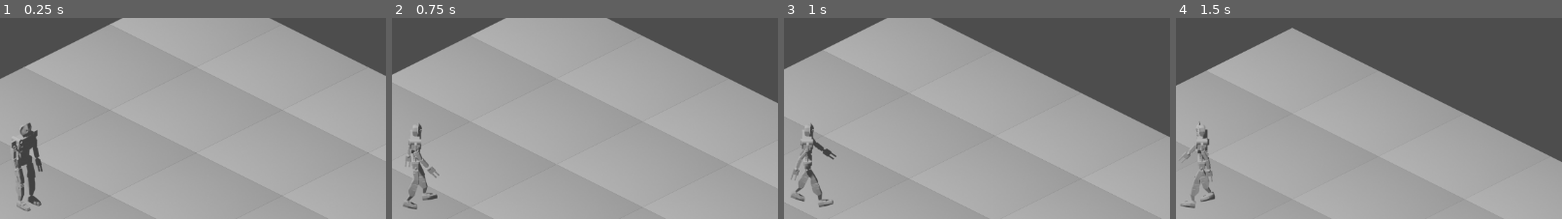
Above: before the commit, frames 1-4 (left to right).
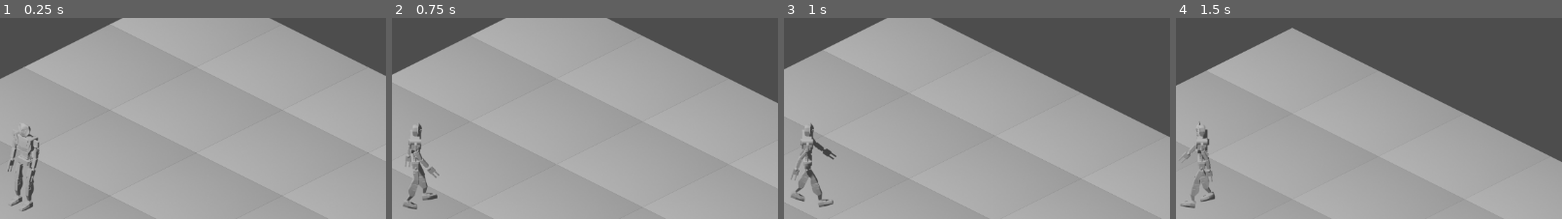
Above: after the commit, the same moments.

Repository: hycheng5/IsoGodot
Game: Godot game, scene res://nodes/levels/World.tscn
The game is run twice, just before and just after one commit, with the same random seed, the same clock (stepped at 60 frames per second) and the same inputs.
Inputs (mouse positions are % of the whole screen's width and height, from its top left):
- Up to frame 1 (0.25 s): no input
- Up to frame 2 (0.75 s): tap Enter at 0.5 s; move the mouse to (72, 41) at 0.52 s; hold Right mouse button (move) from 0.53 s (still down)
- Up to frame 3 (1 s): keep holding Right mouse button (move)
- Up to frame 4 (1.5 s): move the mouse to (30, 51) at 1.27 s; release Right mouse button (move) at 1.28 s; right-click (30, 51) at 1.35 s
The pictures show only the part of the screen within x 47-97%, y 11-61%; the shares and areas given below are measured in that part.

The runs differ from the first frame. In frame 1, 1.7% of the frame differs, in the area x 2-12%, y 51-97%; in frame 2, nothing differs; in frame 3, nothing differs; in frame 4, nothing differs.

Commit message:
fixed idle animation tree

Diff:
--- a/nodes/characters/base_character.tscn
+++ b/nodes/characters/base_character.tscn
@@ -106,6 +106,222 @@
 "values": [0]
 }
 
+[sub_resource type="Animation" id="Animation_pvlu6"]
+resource_name = "idle"
+tracks/0/type = "value"
+tracks/0/imported = false
+tracks/0/enabled = true
+tracks/0/path = NodePath("AnimatedSprite2D:animation")
+tracks/0/interp = 1
+tracks/0/loop_wrap = true
+tracks/0/keys = {
+"times": PackedFloat32Array(0),
+"transitions": PackedFloat32Array(1),
+"update": 1,
+"values": [&"idle"]
+}
+tracks/1/type = "value"
+tracks/1/imported = false
+tracks/1/enabled = true
+tracks/1/path = NodePath("AnimatedSprite2D:frame")
+tracks/1/interp = 1
+tracks/1/loop_wrap = true
+tracks/1/keys = {
+"times": PackedFloat32Array(0),
+"transitions": PackedFloat32Array(1),
+"update": 1,
+"values": [0]
+}
+
+[sub_resource type="Animation" id="Animation_3e05o"]
+resource_name = "idle_bottom_left"
+tracks/0/type = "value"
+tracks/0/imported = false
+tracks/0/enabled = true
+tracks/0/path = NodePath("AnimatedSprite2D:animation")
+tracks/0/interp = 1
+tracks/0/loop_wrap = true
+tracks/0/keys = {
+"times": PackedFloat32Array(0),
+"transitions": PackedFloat32Array(1),
+"update": 1,
+"values": [&"idle"]
+}
+tracks/1/type = "value"
+tracks/1/imported = false
+tracks/1/enabled = true
+tracks/1/path = NodePath("AnimatedSprite2D:frame")
+tracks/1/interp = 1
+tracks/1/loop_wrap = true
+tracks/1/keys = {
+"times": PackedFloat32Array(0),
+"transitions": PackedFloat32Array(1),
+"update": 1,
+"values": [1]
+}
+
+[sub_resource type="Animation" id="Animation_i5odl"]
+resource_name = "idle_bottom_right"
+tracks/0/type = "value"
+tracks/0/imported = false
+tracks/0/enabled = true
+tracks/0/path = NodePath("AnimatedSprite2D:animation")
+tracks/0/interp = 1
+tracks/0/loop_wrap = true
+tracks/0/keys = {
+"times": PackedFloat32Array(0),
+"transitions": PackedFloat32Array(1),
+"update": 1,
+"values": [&"idle"]
+}
+tracks/1/type = "value"
+tracks/1/imported = false
+tracks/1/enabled = true
+tracks/1/path = NodePath("AnimatedSprite2D:frame")
+tracks/1/interp = 1
+tracks/1/loop_wrap = true
+tracks/1/keys = {
+"times": PackedFloat32Array(0),
+"transitions": PackedFloat32Array(1),
+"update": 1,
+"values": [5]
+}
+
+[sub_resource type="Animation" id="Animation_2viya"]
+resource_name = "idle_left"
+tracks/0/type = "value"
+tracks/0/imported = false
+tracks/0/enabled = true
+tracks/0/path = NodePath("AnimatedSprite2D:animation")
+tracks/0/interp = 1
+tracks/0/loop_wrap = true
+tracks/0/keys = {
+"times": PackedFloat32Array(0),
+"transitions": PackedFloat32Array(1),
+"update": 1,
+"values": [&"idle"]
+}
+tracks/1/type = "value"
+tracks/1/imported = false
+tracks/1/enabled = true
+tracks/1/path = NodePath("AnimatedSprite2D:frame")
+tracks/1/interp = 1
+tracks/1/loop_wrap = true
+tracks/1/keys = {
+"times": PackedFloat32Array(0),
+"transitions": PackedFloat32Array(1),
+"update": 1,
+"values": [2]
+}
+
+[sub_resource type="Animation" id="Animation_m70oo"]
+resource_name = "idle_right"
+tracks/0/type = "value"
+tracks/0/imported = false
+tracks/0/enabled = true
+tracks/0/path = NodePath("AnimatedSprite2D:animation")
+tracks/0/interp = 1
+tracks/0/loop_wrap = true
+tracks/0/keys = {
+"times": PackedFloat32Array(0),
+"transitions": PackedFloat32Array(1),
+"update": 1,
+"values": [&"idle"]
+}
+tracks/1/type = "value"
+tracks/1/imported = false
+tracks/1/enabled = true
+tracks/1/path = NodePath("AnimatedSprite2D:frame")
+tracks/1/interp = 1
+tracks/1/loop_wrap = true
+tracks/1/keys = {
+"times": PackedFloat32Array(0),
+"transitions": PackedFloat32Array(1),
+"update": 1,
+"values": [6]
+}
+
+[sub_resource type="Animation" id="Animation_jp6ou"]
+resource_name = "idle_top"
+tracks/0/type = "value"
+tracks/0/imported = false
+tracks/0/enabled = true
+tracks/0/path = NodePath("AnimatedSprite2D:animation")
+tracks/0/interp = 1
+tracks/0/loop_wrap = true
+tracks/0/keys = {
+"times": PackedFloat32Array(0),
+"transitions": PackedFloat32Array(1),
+"update": 1,
+"values": [&"idle"]
+}
+tracks/1/type = "value"
+tracks/1/imported = false
+tracks/1/enabled = true
+tracks/1/path = NodePath("AnimatedSprite2D:frame")
+tracks/1/interp = 1
+tracks/1/loop_wrap = true
+tracks/1/keys = {
+"times": PackedFloat32Array(0),
+"transitions": PackedFloat32Array(1),
+"update": 1,
+"values": [3]
+}
+
+[sub_resource type="Animation" id="Animation_5njbg"]
+resource_name = "idle_top_left"
+tracks/0/type = "value"
+tracks/0/imported = false
+tracks/0/enabled = true
+tracks/0/path = NodePath("AnimatedSprite2D:animation")
+tracks/0/interp = 1
+tracks/0/loop_wrap = true
+tracks/0/keys = {
+"times": PackedFloat32Array(0),
+"transitions": PackedFloat32Array(1),
+"update": 1,
+"values": [&"idle"]
+}
+tracks/1/type = "value"
+tracks/1/imported = false
+tracks/1/enabled = true
+tracks/1/path = NodePath("AnimatedSprite2D:frame")
+tracks/1/interp = 1
+tracks/1/loop_wrap = true
+tracks/1/keys = {
+"times": PackedFloat32Array(0),
+"transitions": PackedFloat32Array(1),
+"update": 1,
+"values": [4]
+}
+
+[sub_resource type="Animation" id="Animation_cagh6"]
+resource_name = "idle_top_right"
+tracks/0/type = "value"
+tracks/0/imported = false
+tracks/0/enabled = true
+tracks/0/path = NodePath("AnimatedSprite2D:animation")
+tracks/0/interp = 1
+tracks/0/loop_wrap = true
+tracks/0/keys = {
+"times": PackedFloat32Array(0),
+"transitions": PackedFloat32Array(1),
+"update": 1,
+"values": [&"idle"]
+}
+tracks/1/type = "value"
+tracks/1/imported = false
+tracks/1/enabled = true
+tracks/1/path = NodePath("AnimatedSprite2D:frame")
+tracks/1/interp = 1
+tracks/1/loop_wrap = true
+tracks/1/keys = {
+"times": PackedFloat32Array(0),
+"transitions": PackedFloat32Array(1),
+"update": 1,
+"values": [7]
+}
+
 [sub_resource type="Animation" id="Animation_dti58"]
 resource_name = "walking_bottom"
 length = 0.75
@@ -164,6 +380,93 @@
 "values": [0, 1, 2, 3, 4, 5, 6, 7]
 }
 
+[sub_resource type="Animation" id="Animation_n4i64"]
+resource_name = "walking_bottom_right"
+length = 0.75
+loop_mode = 1
+tracks/0/type = "value"
+tracks/0/imported = false
+tracks/0/enabled = true
+tracks/0/path = NodePath("AnimatedSprite2D:animation")
+tracks/0/interp = 0
+tracks/0/loop_wrap = true
+tracks/0/keys = {
+"times": PackedFloat32Array(0),
+"transitions": PackedFloat32Array(1),
+"update": 1,
+"values": [&"walking_bottom_right"]
+}
+tracks/1/type = "value"
+tracks/1/imported = false
+tracks/1/enabled = true
+tracks/1/path = NodePath("AnimatedSprite2D:frame")
+tracks/1/interp = 0
+tracks/1/loop_wrap = true
+tracks/1/keys = {
+"times": PackedFloat32Array(0, 0.1, 0.2, 0.3, 0.4, 0.5, 0.6, 0.7),
+"transitions": PackedFloat32Array(1, 1, 1, 1, 1, 1, 1, 1),
+"update": 1,
+"values": [0, 1, 2, 3, 4, 5, 6, 7]
+}
+
+[sub_resource type="Animation" id="Animation_88uf3"]
+resource_name = "walking_left"
+length = 0.75
+loop_mode = 1
+tracks/0/type = "value"
+tracks/0/imported = false
+tracks/0/enabled = true
+tracks/0/path = NodePath("AnimatedSprite2D:animation")
+tracks/0/interp = 0
+tracks/0/loop_wrap = true
+tracks/0/keys = {
+"times": PackedFloat32Array(0),
+"transitions": PackedFloat32Array(1),
+"update": 1,
+"values": [&"walking_left"]
+}
+tracks/1/type = "value"
+tracks/1/imported = false
+tracks/1/enabled = true
+tracks/1/path = NodePath("AnimatedSprite2D:frame")
+tracks/1/interp = 0
+tracks/1/loop_wrap = true
+tracks/1/keys = {
+"times": PackedFloat32Array(0, 0.1, 0.2, 0.3, 0.4, 0.5, 0.6, 0.7),
+"transitions": PackedFloat32Array(1, 1, 1, 1, 1, 1, 1, 1),
+"update": 1,
+"values": [0, 1, 2, 3, 4, 5, 6, 7]
+}
+
+[sub_resource type="Animation" id="Animation_7h4g7"]
+resource_name = "walking_right"
+length = 0.75
+loop_mode = 1
+tracks/0/type = "value"
+tracks/0/imported = false
+tracks/0/enabled = true
+tracks/0/path = NodePath("AnimatedSprite2D:animation")
+tracks/0/interp = 0
+tracks/0/loop_wrap = true
+tracks/0/keys = {
+"times": PackedFloat32Array(0),
+"transitions": PackedFloat32Array(1),
+"update": 1,
+"values": [&"walking_right"]
+}
+tracks/1/type = "value"
+tracks/1/imported = false
+tracks/1/enabled = true
+tracks/1/path = NodePath("AnimatedSprite2D:frame")
+tracks/1/interp = 0
+tracks/1/loop_wrap = true
+tracks/1/keys = {
+"times": PackedFloat32Array(0, 0.1, 0.2, 0.3, 0.4, 0.5, 0.6, 0.7),
+"transitions": PackedFloat32Array(1, 1, 1, 1, 1, 1, 1, 1),
+"update": 1,
+"values": [0, 1, 2, 3, 4, 5, 6, 7]
+}
+
 [sub_resource type="Animation" id="Animation_an0ai"]
 resource_name = "walking_top"
 length = 0.75
@@ -222,141 +525,6 @@
 "values": [0, 1, 2, 3, 4, 5, 6, 7]
 }
 
-[sub_resource type="Animation" id="Animation_pvlu6"]
-resource_name = "idle"
-tracks/0/type = "value"
-tracks/0/imported = false
-tracks/0/enabled = true
-tracks/0/path = NodePath("AnimatedSprite2D:animation")
-tracks/0/interp = 1
-tracks/0/loop_wrap = true
-tracks/0/keys = {
-"times": PackedFloat32Array(0),
-"transitions": PackedFloat32Array(1),
-"update": 1,
-"values": [&"idle"]
-}
-tracks/1/type = "value"
-tracks/1/imported = false
-tracks/1/enabled = true
-tracks/1/path = NodePath("AnimatedSprite2D:frame")
-tracks/1/interp = 1
-tracks/1/loop_wrap = true
-tracks/1/keys = {
-"times": PackedFloat32Array(0),
-"transitions": PackedFloat32Array(1),
-"update": 1,
-"values": [0]
-}
-
-[sub_resource type="Animation" id="Animation_3e05o"]
-resource_name = "idle_bottom_left"
-tracks/0/type = "value"
-tracks/0/imported = false
-tracks/0/enabled = true
-tracks/0/path = NodePath("AnimatedSprite2D:animation")
-tracks/0/interp = 1
-tracks/0/loop_wrap = true
-tracks/0/keys = {
-"times": PackedFloat32Array(0),
-"transitions": PackedFloat32Array(1),
-"update": 1,
-"values": [&"idle"]
-}
-tracks/1/type = "value"
-tracks/1/imported = false
-tracks/1/enabled = true
-tracks/1/path = NodePath("AnimatedSprite2D:frame")
-tracks/1/interp = 1
-tracks/1/loop_wrap = true
-tracks/1/keys = {
-"times": PackedFloat32Array(0),
-"transitions": PackedFloat32Array(1),
-"update": 1,
-"values": [1]
-}
-
-[sub_resource type="Animation" id="Animation_2viya"]
-resource_name = "idle_left"
-tracks/0/type = "value"
-tracks/0/imported = false
-tracks/0/enabled = true
-tracks/0/path = NodePath("AnimatedSprite2D:animation")
-tracks/0/interp = 1
-tracks/0/loop_wrap = true
-tracks/0/keys = {
-"times": PackedFloat32Array(0),
-"transitions": PackedFloat32Array(1),
-"update": 1,
-"values": [&"idle"]
-}
-tracks/1/type = "value"
-tracks/1/imported = false
-tracks/1/enabled = true
-tracks/1/path = NodePath("AnimatedSprite2D:frame")
-tracks/1/interp = 1
-tracks/1/loop_wrap = true
-tracks/1/keys = {
-"times": PackedFloat32Array(0),
-"transitions": PackedFloat32Array(1),
-"update": 1,
-"values": [2]
-}
-
-[sub_resource type="Animation" id="Animation_5njbg"]
-resource_name = "idle_top_left"
-tracks/0/type = "value"
-tracks/0/imported = false
-tracks/0/enabled = true
-tracks/0/path = NodePath("AnimatedSprite2D:animation")
-tracks/0/interp = 1
-tracks/0/loop_wrap = true
-tracks/0/keys = {
-"times": PackedFloat32Array(0),
-"transitions": PackedFloat32Array(1),
-"update": 1,
-"values": [&"idle"]
-}
-tracks/1/type = "value"
-tracks/1/imported = false
-tracks/1/enabled = true
-tracks/1/path = NodePath("AnimatedSprite2D:frame")
-tracks/1/interp = 1
-tracks/1/loop_wrap = true
-tracks/1/keys = {
-"times": PackedFloat32Array(0),
-"transitions": PackedFloat32Array(1),
-"update": 1,
-"values": [4]
-}
-
-[sub_resource type="Animation" id="Animation_jp6ou"]
-resource_name = "idle_top"
-tracks/0/type = "value"
-tracks/0/imported = false
-tracks/0/enabled = true
-tracks/0/path = NodePath("AnimatedSprite2D:animation")
-tracks/0/interp = 1
-tracks/0/loop_wrap = true
-tracks/0/keys = {
-"times": PackedFloat32Array(0),
-"transitions": PackedFloat32Array(1),
-"update": 1,
-"values": [&"idle"]
-}
-tracks/1/type = "value"
-tracks/1/imported = false
-tracks/1/enabled = true
-tracks/1/path = NodePath("AnimatedSprite2D:frame")
-tracks/1/interp = 1
-tracks/1/loop_wrap = true
-tracks/1/keys = {
-"times": PackedFloat32Array(0),
-"transitions": PackedFloat32Array(1),
-"update": 1,
-"values": [3]
-}
-
 [sub_resource type="Animation" id="Animation_7jhqr"]
 resource_name = "walking_top_right"
 length = 0.75
@@ -384,174 +552,6 @@
 "transitions": PackedFloat32Array(1, 1, 1, 1, 1, 1, 1, 1),
 "update": 1,
 "values": [0, 1, 2, 3, 4, 5, 6, 7]
-}
-
-[sub_resource type="Animation" id="Animation_7h4g7"]
-resource_name = "walking_right"
-length = 0.75
-loop_mode = 1
-tracks/0/type = "value"
-tracks/0/imported = false
-tracks/0/enabled = true
-tracks/0/path = NodePath("AnimatedSprite2D:animation")
-tracks/0/interp = 0
-tracks/0/loop_wrap = true
-tracks/0/keys = {
-"times": PackedFloat32Array(0),
-"transitions": PackedFloat32Array(1),
-"update": 1,
-"values": [&"walking_right"]
-}
-tracks/1/type = "value"
-tracks/1/imported = false
-tracks/1/enabled = true
-tracks/1/path = NodePath("AnimatedSprite2D:frame")
-tracks/1/interp = 0
-tracks/1/loop_wrap = true
-tracks/1/keys = {
-"times": PackedFloat32Array(0, 0.1, 0.2, 0.3, 0.4, 0.5, 0.6, 0.7),
-"transitions": PackedFloat32Array(1, 1, 1, 1, 1, 1, 1, 1),
-"update": 1,
-"values": [0, 1, 2, 3, 4, 5, 6, 7]
-}
-
-[sub_resource type="Animation" id="Animation_88uf3"]
-resource_name = "walking_left"
-length = 0.75
-loop_mode = 1
-tracks/0/type = "value"
-tracks/0/imported = false
-tracks/0/enabled = true
-tracks/0/path = NodePath("AnimatedSprite2D:animation")
-tracks/0/interp = 0
-tracks/0/loop_wrap = true
-tracks/0/keys = {
-"times": PackedFloat32Array(0),
-"transitions": PackedFloat32Array(1),
-"update": 1,
-"values": [&"walking_left"]
-}
-tracks/1/type = "value"
-tracks/1/imported = false
-tracks/1/enabled = true
-tracks/1/path = NodePath("AnimatedSprite2D:frame")
-tracks/1/interp = 0
-tracks/1/loop_wrap = true
-tracks/1/keys = {
-"times": PackedFloat32Array(0, 0.1, 0.2, 0.3, 0.4, 0.5, 0.6, 0.7),
-"transitions": PackedFloat32Array(1, 1, 1, 1, 1, 1, 1, 1),
-"update": 1,
-"values": [0, 1, 2, 3, 4, 5, 6, 7]
-}
-
-[sub_resource type="Animation" id="Animation_n4i64"]
-resource_name = "walking_bottom_right"
-length = 0.75
-loop_mode = 1
-tracks/0/type = "value"
-tracks/0/imported = false
-tracks/0/enabled = true
-tracks/0/path = NodePath("AnimatedSprite2D:animation")
-tracks/0/interp = 0
-tracks/0/loop_wrap = true
-tracks/0/keys = {
-"times": PackedFloat32Array(0),
-"transitions": PackedFloat32Array(1),
-"update": 1,
-"values": [&"walking_bottom_right"]
-}
-tracks/1/type = "value"
-tracks/1/imported = false
-tracks/1/enabled = true
-tracks/1/path = NodePath("AnimatedSprite2D:frame")
-tracks/1/interp = 0
-tracks/1/loop_wrap = true
-tracks/1/keys = {
-"times": PackedFloat32Array(0, 0.1, 0.2, 0.3, 0.4, 0.5, 0.6, 0.7),
-"transitions": PackedFloat32Array(1, 1, 1, 1, 1, 1, 1, 1),
-"update": 1,
-"values": [0, 1, 2, 3, 4, 5, 6, 7]
-}
-
-[sub_resource type="Animation" id="Animation_m70oo"]
-resource_name = "idle_right"
-tracks/0/type = "value"
-tracks/0/imported = false
-tracks/0/enabled = true
-tracks/0/path = NodePath("AnimatedSprite2D:animation")
-tracks/0/interp = 1
-tracks/0/loop_wrap = true
-tracks/0/keys = {
-"times": PackedFloat32Array(0),
-"transitions": PackedFloat32Array(1),
-"update": 1,
-"values": [&"idle"]
-}
-tracks/1/type = "value"
-tracks/1/imported = false
-tracks/1/enabled = true
-tracks/1/path = NodePath("AnimatedSprite2D:frame")
-tracks/1/interp = 1
-tracks/1/loop_wrap = true
-tracks/1/keys = {
-"times": PackedFloat32Array(0),
-"transitions": PackedFloat32Array(1),
-"update": 1,
-"values": [6]
-}
-
-[sub_resource type="Animation" id="Animation_cagh6"]
-resource_name = "idle_top_right"
-tracks/0/type = "value"
-tracks/0/imported = false
-tracks/0/enabled = true
-tracks/0/path = NodePath("AnimatedSprite2D:animation")
-tracks/0/interp = 1
-tracks/0/loop_wrap = true
-tracks/0/keys = {
-"times": PackedFloat32Array(0),
-"transitions": PackedFloat32Array(1),
-"update": 1,
-"values": [&"idle"]
-}
-tracks/1/type = "value"
-tracks/1/imported = false
-tracks/1/enabled = true
-tracks/1/path = NodePath("AnimatedSprite2D:frame")
-tracks/1/interp = 1
-tracks/1/loop_wrap = true
-tracks/1/keys = {
-"times": PackedFloat32Array(0),
-"transitions": PackedFloat32Array(1),
-"update": 1,
-"values": [7]
-}
-
-[sub_resource type="Animation" id="Animation_i5odl"]
-resource_name = "idle_bottom_right"
-tracks/0/type = "value"
-tracks/0/imported = false
-tracks/0/enabled = true
-tracks/0/path = NodePath("AnimatedSprite2D:animation")
-tracks/0/interp = 1
-tracks/0/loop_wrap = true
-tracks/0/keys = {
-"times": PackedFloat32Array(0),
-"transitions": PackedFloat32Array(1),
-"update": 1,
-"values": [&"idle"]
-}
-tracks/1/type = "value"
-tracks/1/imported = false
-tracks/1/enabled = true
-tracks/1/path = NodePath("AnimatedSprite2D:frame")
-tracks/1/interp = 1
-tracks/1/loop_wrap = true
-tracks/1/keys = {
-"times": PackedFloat32Array(0),
-"transitions": PackedFloat32Array(1),
-"update": 1,
-"values": [5]
 }
 
 [sub_resource type="AnimationLibrary" id="AnimationLibrary_438hr"]
@@ -588,7 +588,7 @@
 animation = &"idle_top"
 
 [sub_resource type="AnimationNodeAnimation" id="AnimationNodeAnimation_g8qww"]
-animation = &"walking_bottom_left"
+animation = &"idle_bottom_left"
 
 [sub_resource type="AnimationNodeAnimation" id="AnimationNodeAnimation_iy6lp"]
 animation = &"idle_bottom_right"
@@ -968,7 +968,7 @@
 anim_player = NodePath("../AnimationPlayer")
 parameters/conditions/is_idle = true
 parameters/conditions/is_walking = false
-parameters/Idle/blend_position = Vector2(0.075122, 0.303965)
+parameters/Idle/blend_position = Vector2(-0.10439, 0.291005)
 parameters/Walking/blend_position = Vector2(0.10439, 0.506608)
 script = ExtResource("2_tvv74")
 
Not shown: 1 places in nodes/components/ClickController.tscn that only renumber resources
